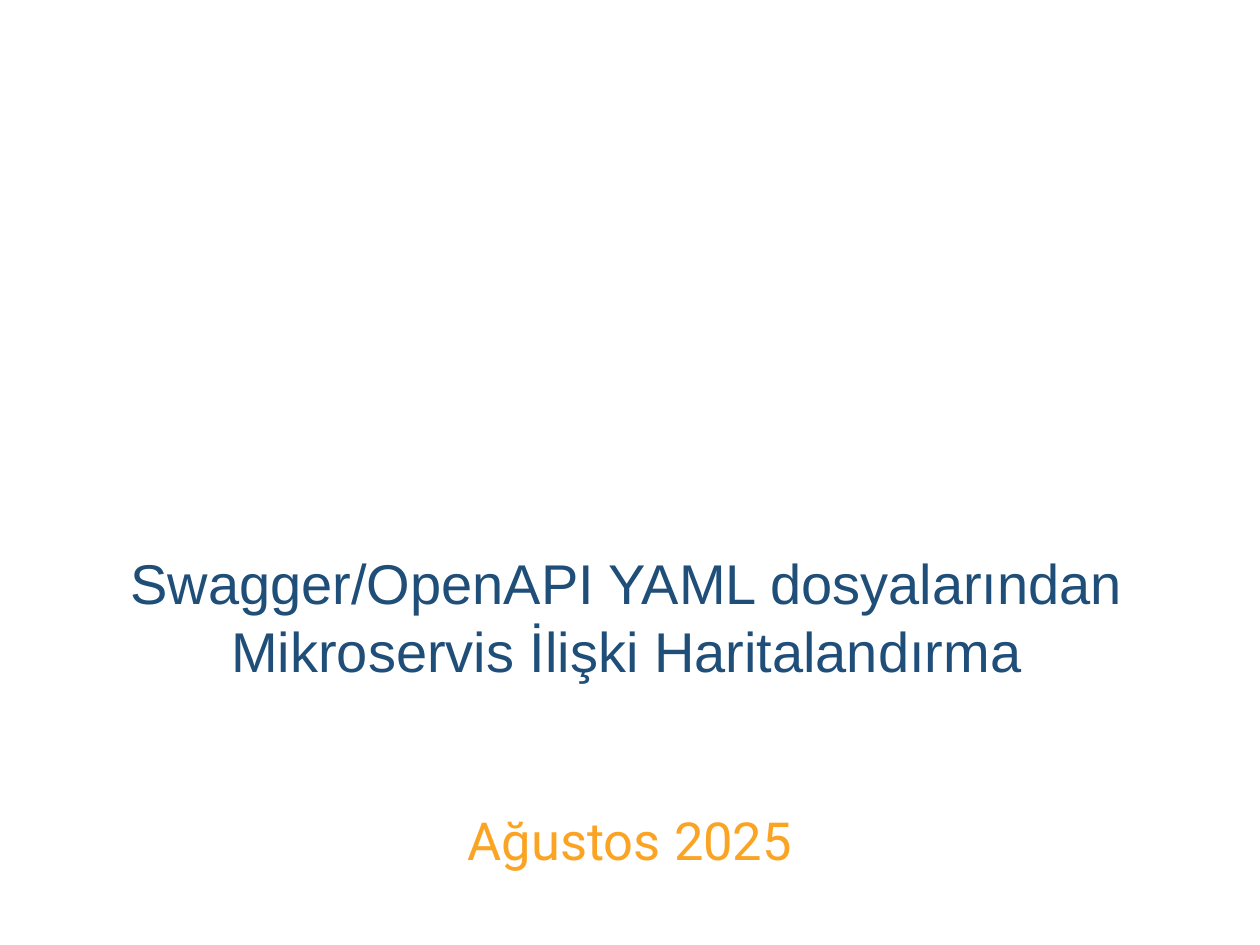
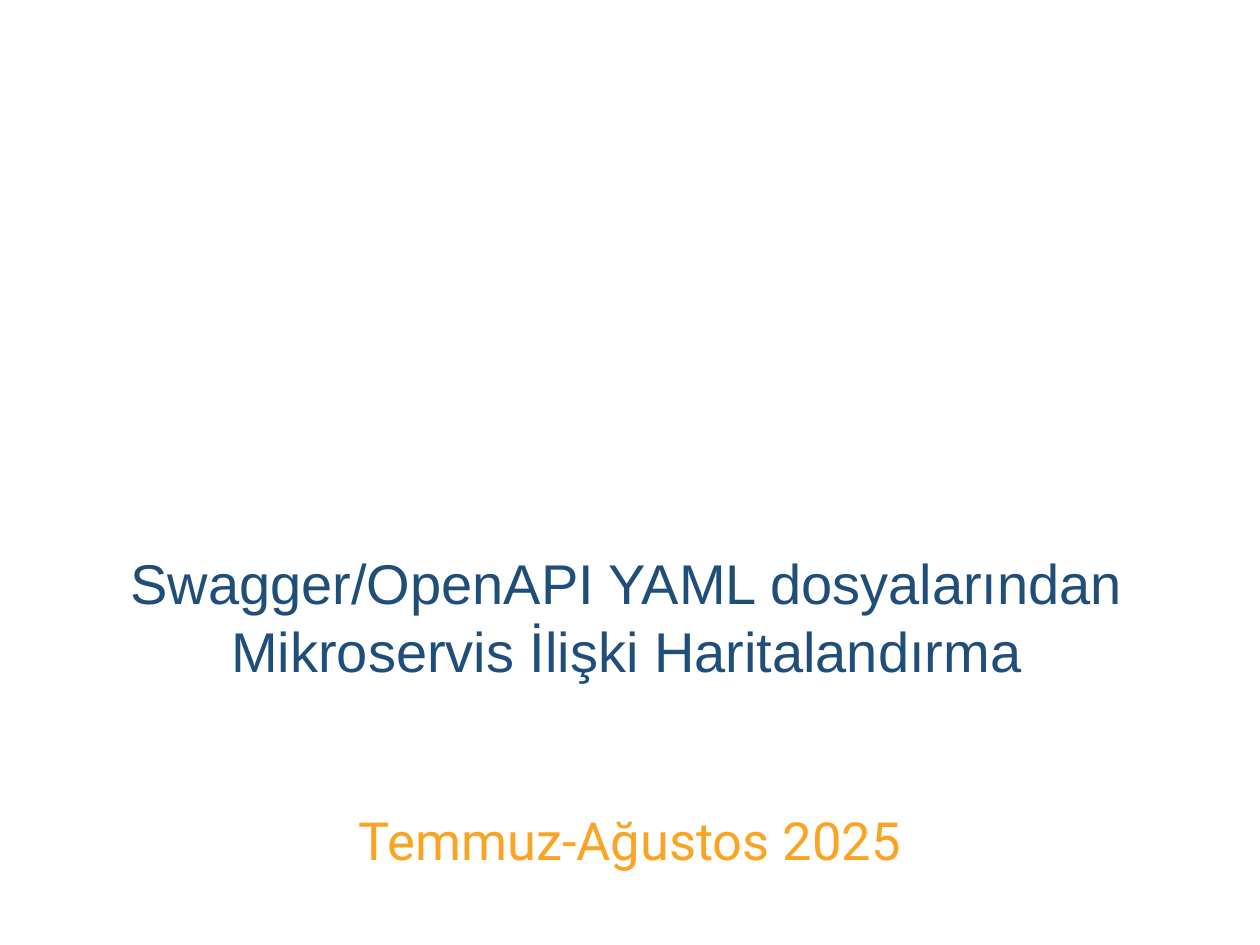
Before and after one commit to bdutucu/yaml-parser-real, a slide deck: slide 1 of sunum/bugra sunum.pptx. Drawn at 1260x945 pixels with LibreOffice and Linux fonts; fonts in the diff are those of the drawing; background and template pictures are left out. Boxes give left, top, right and bottom in pixels: in the first picture for what was removed or moved away, otherwise in the second. Text is boxed around its words. In the diff, an @@ line names an element or a change of style, - is before the commit and + after.

```diff
--- a/sunum/bugra sunum.pptx
+++ b/sunum/bugra sunum.pptx
@@ text at (359,821,901,871): text changed @@
-Ağustos 2025
+Temmuz-Ağustos 2025
```
Also in this commit, not shown: 2 other slides changed, 3 slides added, 17 other files.
